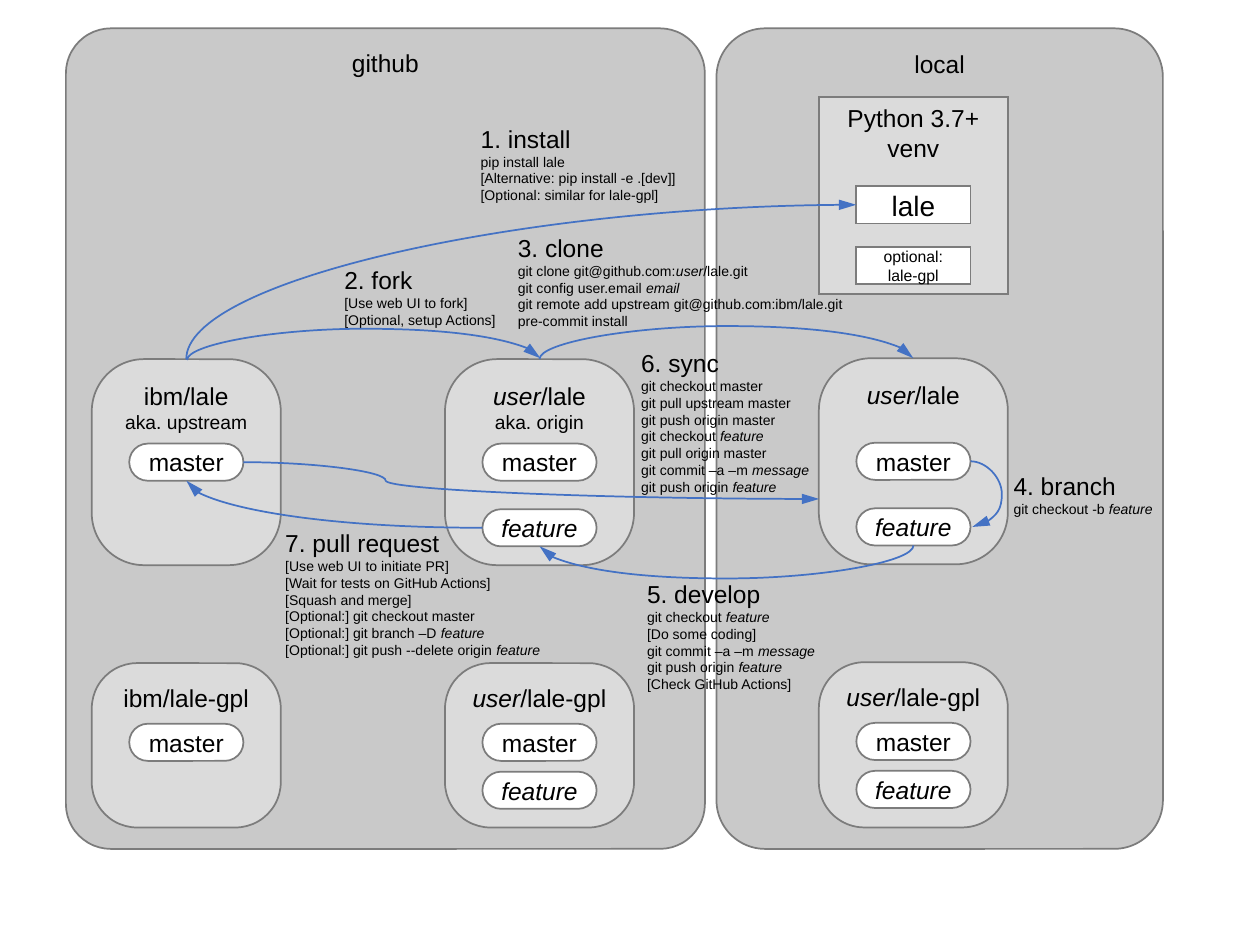
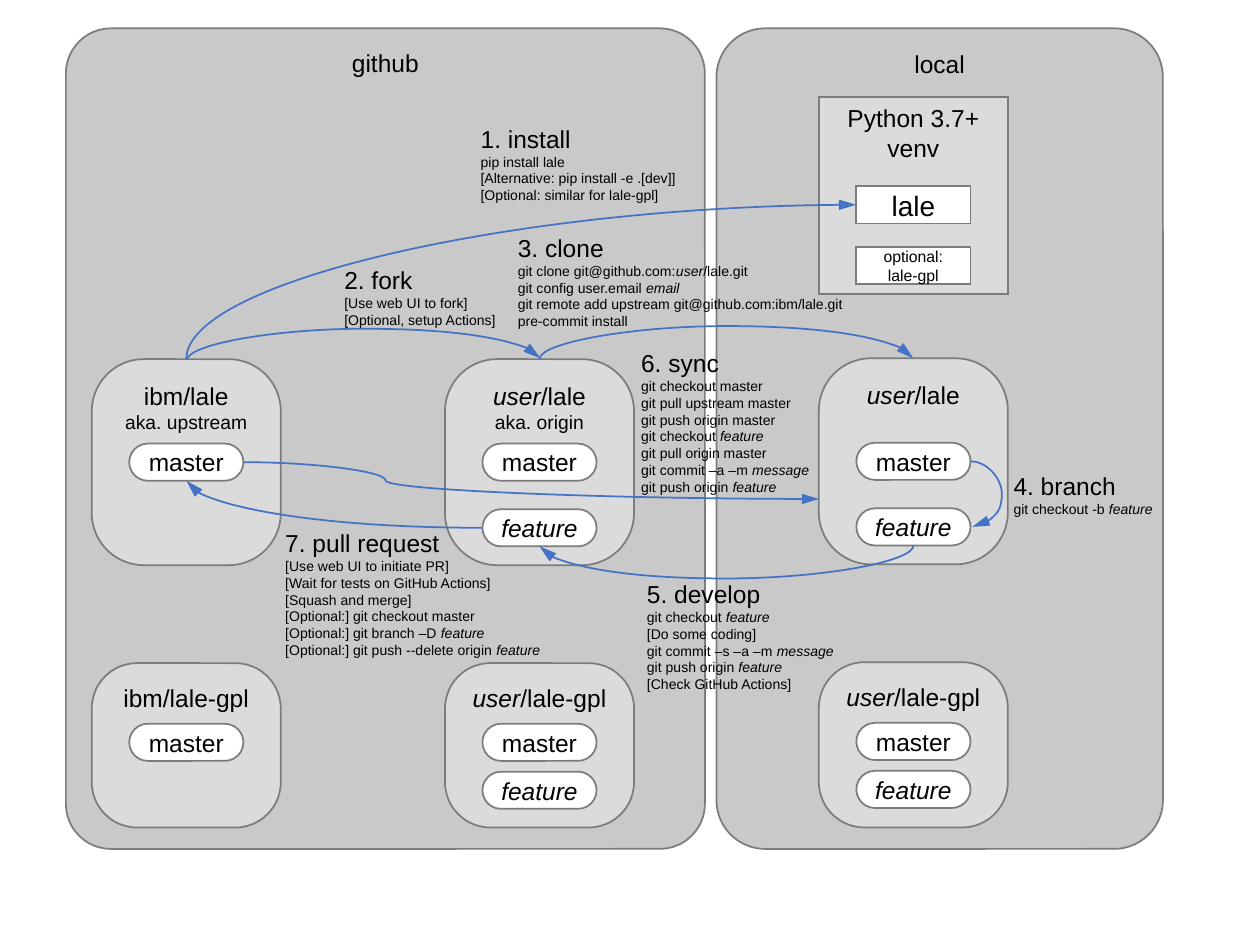
Before and after one commit to IBM/lale, a slide deck: slide 1 of talks/repositories.pptx. Drawn at 1260x945 pixels with LibreOffice and Linux fonts; fonts in the diff are those of the drawing. Boxes give left, top, right and bottom in pixels: in the first picture for what was removed or moved away, otherwise in the second. Text is boxed around its words. In the diff, an @@ line names an element or a change of style, - is before the commit and + after.

```diff
--- a/talks/repositories.pptx
+++ b/talks/repositories.pptx
@@ text at bbox=[647, 644, 834, 659]: text changed @@
-git commit –a –m message
+git commit –s –a –m message
```
Also in this commit, not shown: 5 other files.
